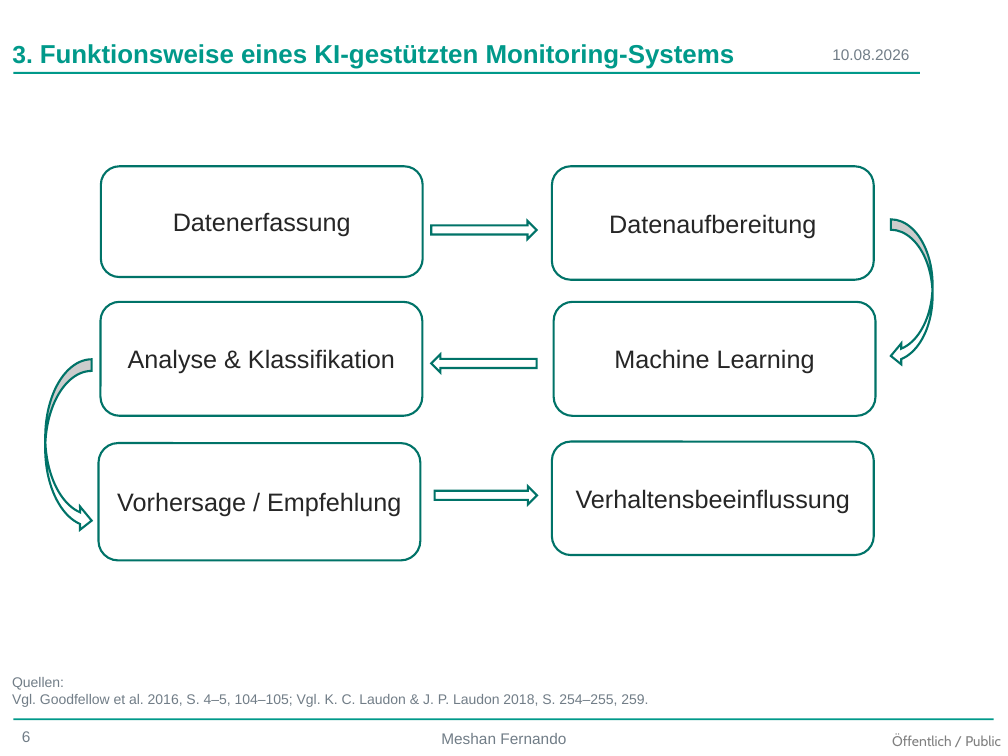
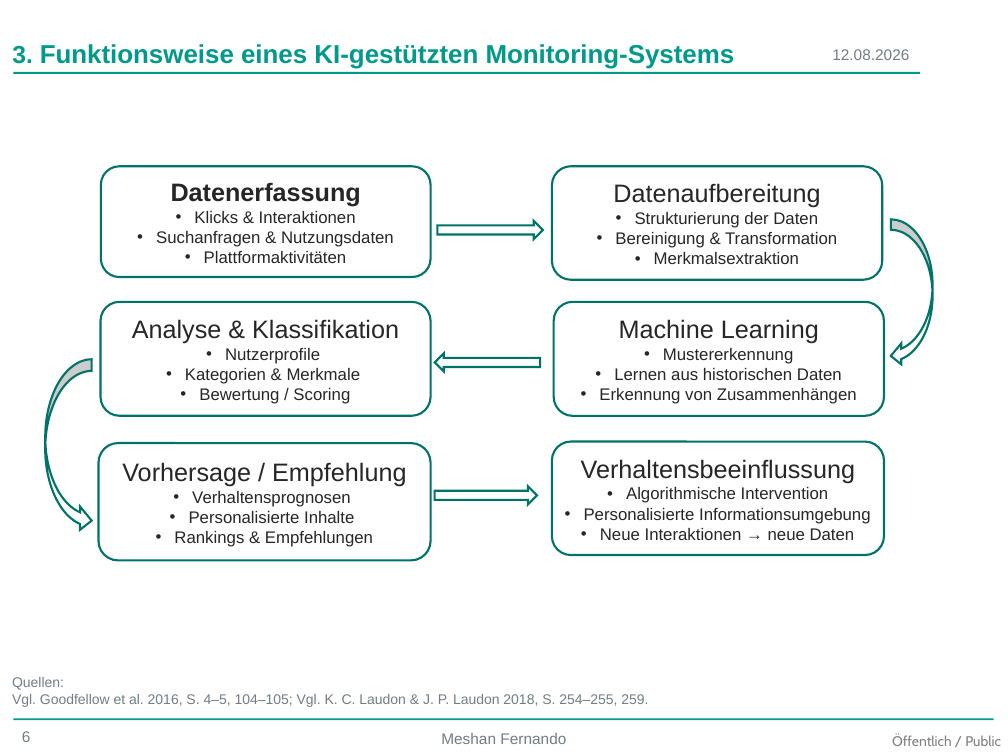
Before and after one commit to thejoker1236/BachlorsThesis, a slide deck: slide 6 of Presentation/Bachelor-Thesis.pptx. Drawn at 1008x756 pixels with LibreOffice and Linux fonts; fonts in the diff are those of the drawing; background and template pictures are left out. Boxes give left, top, right and bottom in pixels: in the first picture for what was removed or moved away, otherwise in the second. Text is boxed around its words. In the diff, an @@ line names an element or a change of style, - is before the commit and + after.

```diff
--- a/Presentation/Bachelor-Thesis.pptx
+++ b/Presentation/Bachelor-Thesis.pptx
@@ text at <box>832,49,909,60</box>: text changed @@
-10.08.2026
+12.08.2026
@@ rounded rectangle "Datenerfassung": place and size @@
-rounded rectangle "Datenerfassung" at <box>101,166,422,277</box>
+rounded rectangle "Datenerfassung" at <box>101,166,430,277</box>
@@ rounded rectangle "Datenaufbereitung": place and size @@
-rounded rectangle "Datenaufbereitung" at <box>552,166,874,280</box>
+rounded rectangle "Datenaufbereitung" at <box>552,166,883,280</box>
@@ text in rounded rectangle at <box>171,182,361,207</box>: bold on in "Datenerfassung" @@
@@ text in rounded rectangle at <box>156,211,394,263</box>: paragraphs added @@
+• Klicks & Interaktionen
+• Suchanfragen & Nutzungsdaten
+• Plattformaktivitäten
@@ right arrow: place and size @@
-right arrow at <box>431,221,537,239</box>
+right arrow at <box>437,221,543,239</box>
@@ text in rounded rectangle at <box>615,212,837,264</box>: paragraphs added @@
+• Strukturierung der Daten
+• Bereinigung & Transformation
+• Merkmalsextraktion
@@ rounded rectangle "Analyse & Klassifikation": place and size @@
-rounded rectangle "Analyse & Klassifikation" at <box>101,301,422,415</box>
+rounded rectangle "Analyse & Klassifikation" at <box>101,301,430,415</box>
@@ rounded rectangle "Machine Learning": place and size @@
-rounded rectangle "Machine Learning" at <box>553,301,875,415</box>
+rounded rectangle "Machine Learning" at <box>553,301,884,415</box>
@@ text in rounded rectangle at <box>185,348,361,404</box>: paragraphs added @@
+• Nutzerprofile
+• Kategorien & Merkmale
+• Bewertung / Scoring
@@ text in rounded rectangle at <box>599,348,857,404</box>: paragraphs added @@
+• Mustererkennung
+• Lernen aus historischen Daten
+• Erkennung von Zusammenhängen
@@ rounded rectangle "Vorhersage / Empfehlung": place and size @@
-rounded rectangle "Vorhersage / Empfehlung" at <box>99,444,420,560</box>
+rounded rectangle "Vorhersage / Empfehlung" at <box>99,444,430,560</box>
@@ rounded rectangle "Verhaltensbeeinflussung": place and size @@
-rounded rectangle "Verhaltensbeeinflussung" at <box>552,442,874,555</box>
+rounded rectangle "Verhaltensbeeinflussung" at <box>552,442,884,555</box>
@@ text in rounded rectangle at <box>174,491,373,547</box>: paragraphs added @@
+• Verhaltensprognosen
+• Personalisierte Inhalte
+• Rankings & Empfehlungen
@@ text in rounded rectangle at <box>584,487,871,540</box>: paragraphs added @@
+• Algorithmische Intervention
+• Personalisierte Informationsumgebung
+• Neue Interaktionen → neue Daten
```
Also in this commit, not shown: 7 other slides changed, 1 other file.
